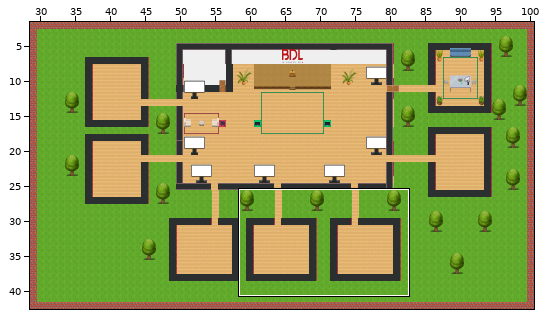
Tiled map (JSON), stored at map.tmj. Above: a wide view before the commit, with the close-up outlined.
Close-up. First the earlier version:
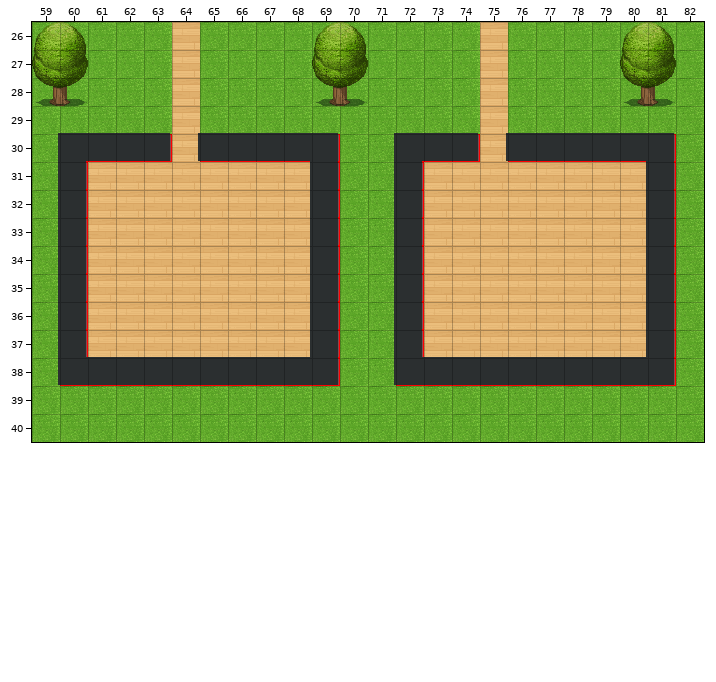
Cells are 32x32 px. Shown: x 59..82, y 26..40. The commit also changed other parts of the map, which this record leaves out.
After:
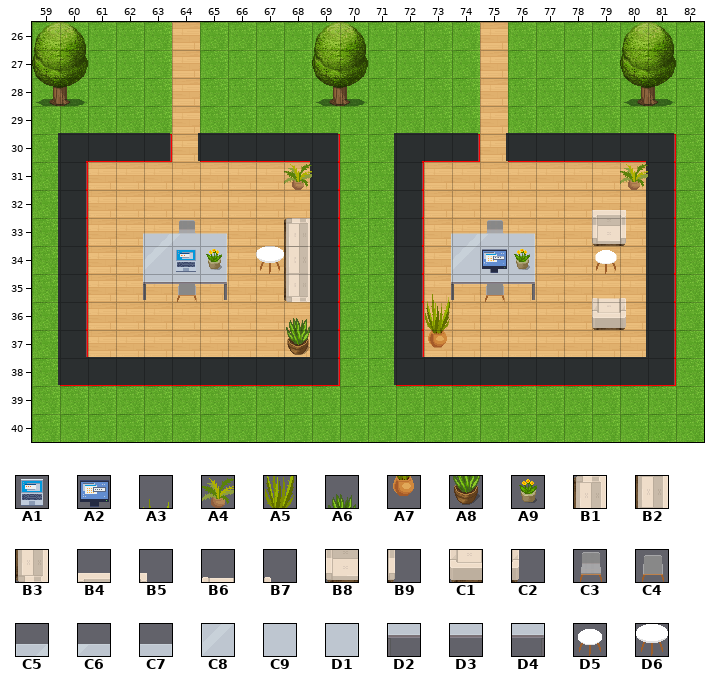
Key: from "MegaPixelArt32x32pxIcons_Sprit": A1 8, A2 10; from "WA_Decoration": A3 64, A4 67, A5 76, A6 79, A7 88, A8 91, A9 93; from "WA_Seats": B1 20 turned 90, B2 21 turned 90, B3 22 turned 90, B4 26, B5 27, B6 28, B7 29, B8 39, B9 40, C1 41, C2 42, C3 117, C4 118; from "WA_Tables": C5 5, C6 6, C7 7, C8 15, C9 16, D1 17, D2 25, D3 26, D4 27, D5 130, D6 131.
__ is an empty cell.
Tiles of an added or newly shown layer are drawn over the layers below it.
Changes in this commit:
Changed rows in their new state; .. is an unchanged cell.
Layer "floor/floor2":
first column x 67:
33 .. B1
34 D6 B2
35 .. B3
Layer "furniture/furniture1":
first column x 64:
32 .. .. .. .. .. .. .. .. .. .. .. .. .. .. .. B4 B5
33 C3 .. .. .. .. .. .. .. .. .. .. C3 .. .. .. B8 B9
34 .. .. .. .. .. .. .. .. .. .. .. .. .. .. .. D5 ..
35 C4 .. .. .. .. .. .. .. .. .. .. C4 .. .. .. B6 B7
36 .. .. .. .. .. .. .. .. .. .. .. .. .. .. .. C1 C2
Layer "furniture/furniture2":
first column x 63:
33 C5 C6 C7 .. .. .. .. .. .. .. .. C5 C6 C7
34 C8 C9 D1 .. .. .. .. .. .. .. .. C8 C9 D1
35 D2 D3 D4 .. .. .. .. .. .. .. .. D2 D3 D4
Layer "furniture/furniture4" (added):
first column x 64:
31 .. .. .. .. A4 .. .. .. .. .. .. .. .. .. .. .. A4
34 A1 A9 .. .. .. .. .. .. .. .. .. A2 A9 .. .. .. ..
35 .. .. .. .. .. .. .. .. .. A3 .. .. .. .. .. .. ..
36 .. .. .. .. A6 .. .. .. .. A5 .. .. .. .. .. .. ..
37 .. .. .. .. A8 .. .. .. .. A7 .. .. .. .. .. .. ..
Where, in picture pixels (left, top, right, bottom), the same in both close-ups:
added: (284, 164, 312, 190)
added: (592, 164, 648, 330)
added: (143, 220, 227, 302)
added: (425, 220, 535, 348)
added: (256, 218, 310, 355)
